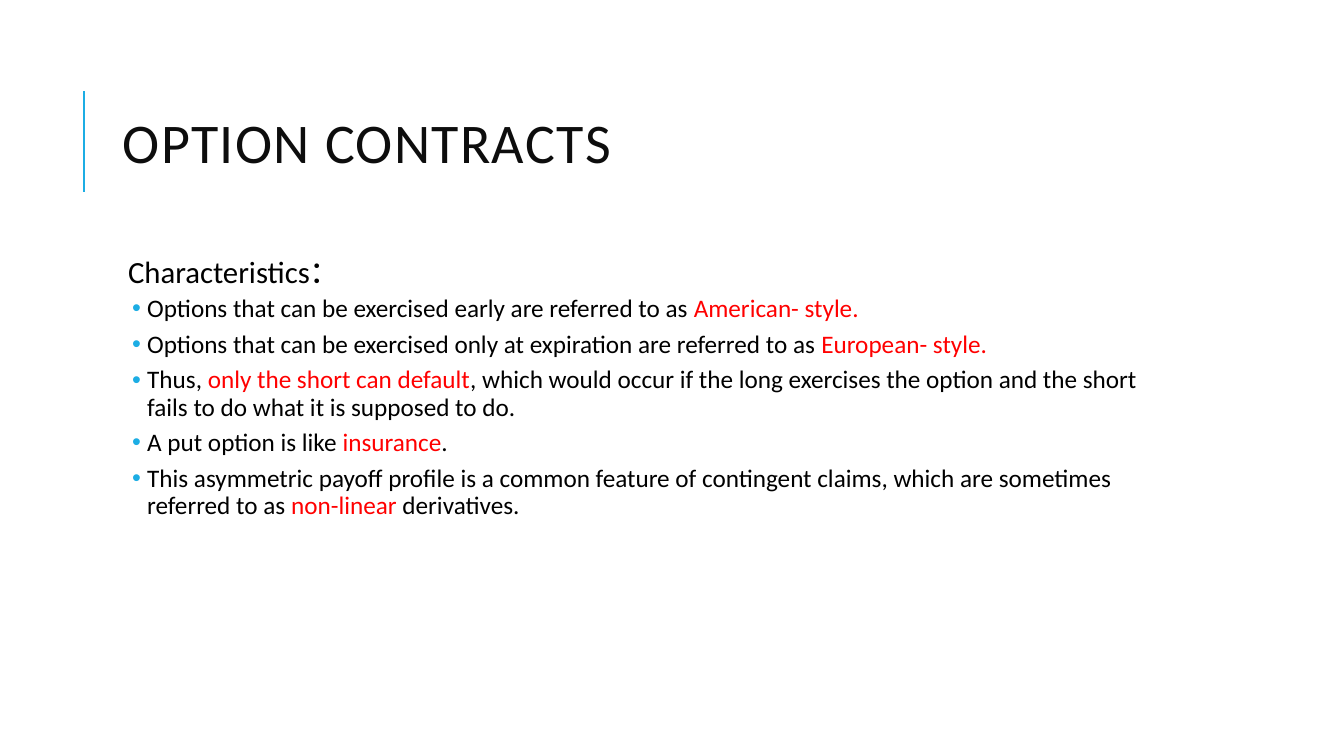
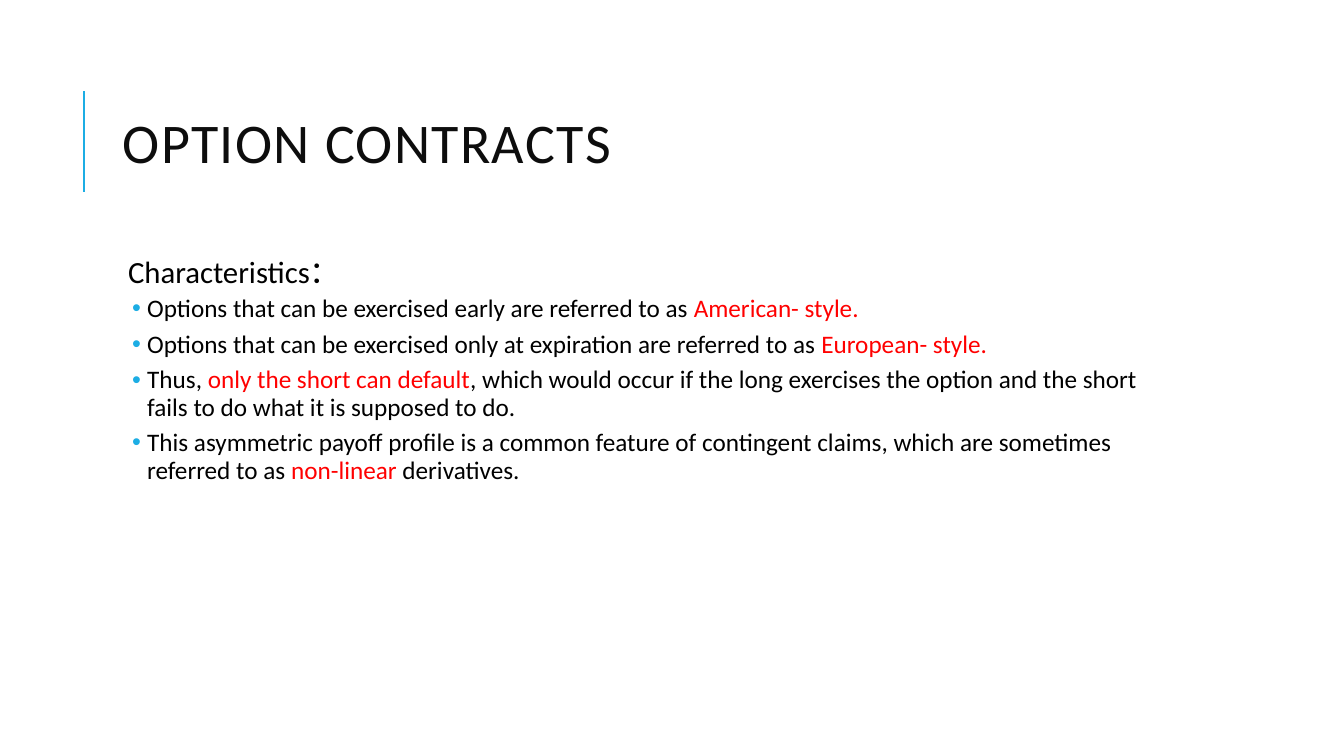
Before and after one commit to Isco0530/data, a slide deck: slide 37 of Derivatives.pptx. Drawn at 1344x756 pixels with LibreOffice and Linux fonts; fonts in the diff are those of the drawing. Boxes give left, top, right and bottom in pixels: in the first picture for what was removed or moved away, otherwise in the second. Text is boxed around its words. In the diff, an @@ line names an element or a change of style, - is before the commit and + after.

```diff
--- a/Derivatives.pptx
+++ b/Derivatives.pptx
@@ text at (147,433,448,455): paragraph removed @@
-  • A put option is like insurance.
```
Also in this commit, not shown: 8 other slides changed.
